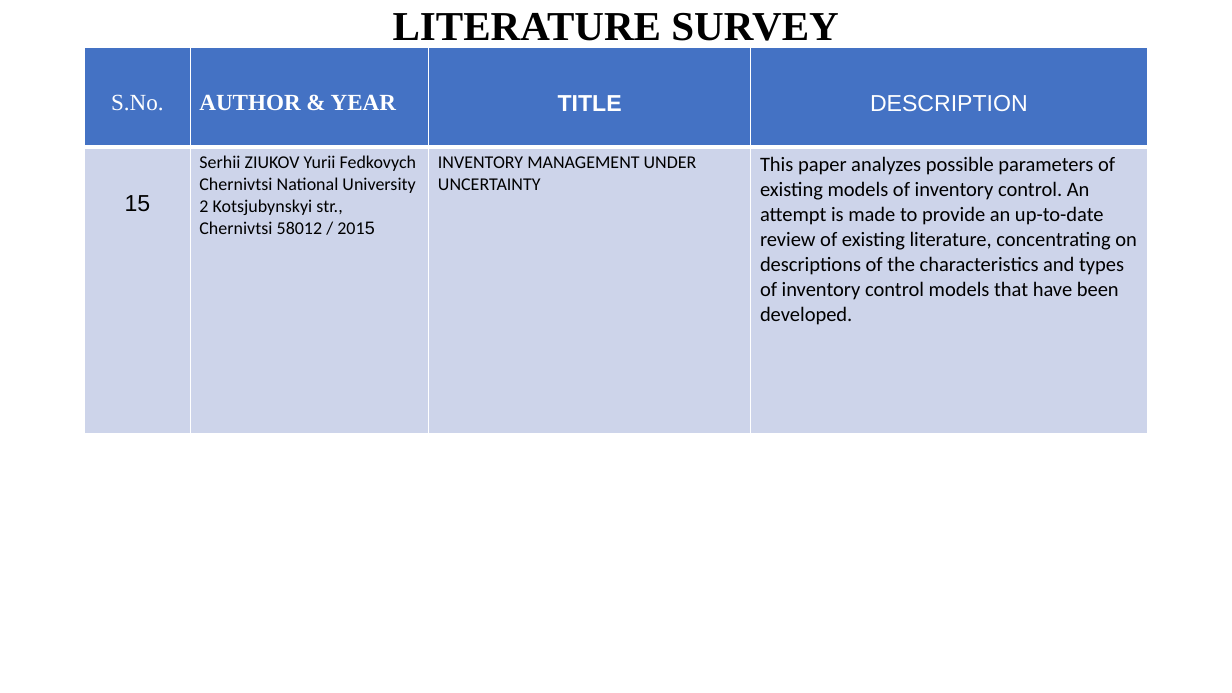
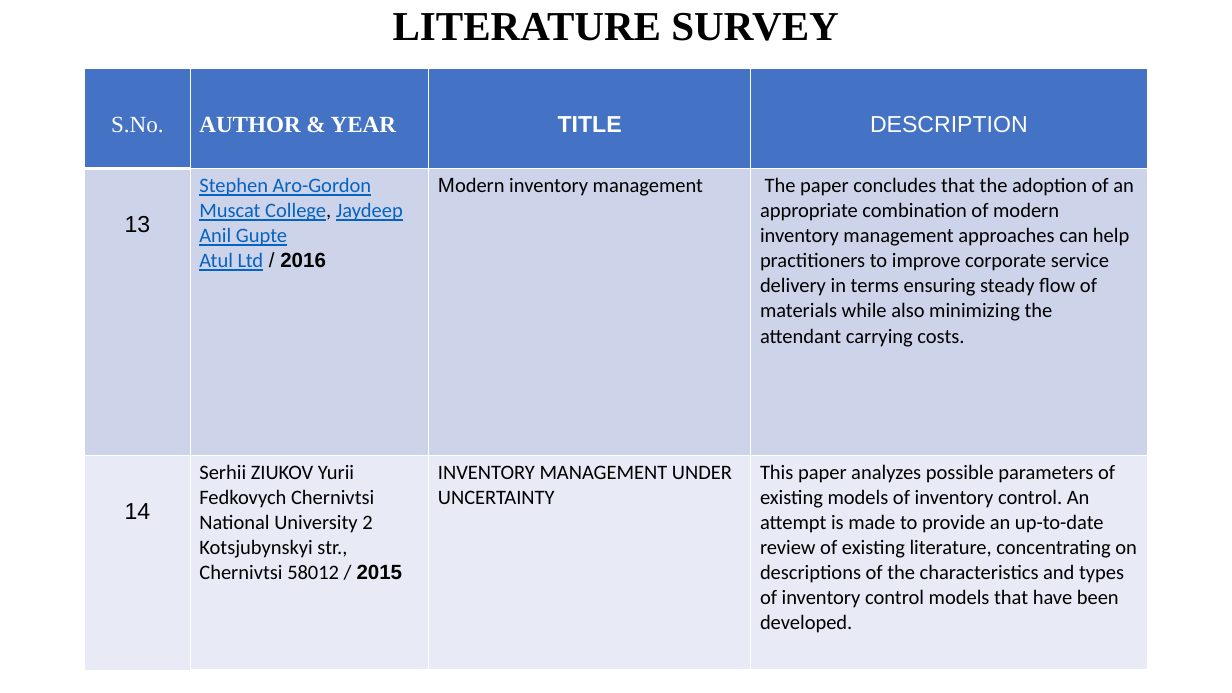
Before and after one commit to IBM-EPBL/IBM-Project-24284-1659940973, a slide deck: slide 8 of Retail Store Stock Inventory Analytics.pptx (slide 9 before the commit). Drawn at 1232x693 pixels with LibreOffice and Linux fonts; fonts in the diff are those of the drawing. Boxes give left, top, right and bottom in pixels: in the first picture for what was removed or moved away, otherwise in the second. Text is boxed around its words. In the diff, an @@ line names an element or a change of style, - is before the commit and + after.

```diff
--- a/Retail Store Stock Inventory Analytics.pptx
+++ b/Retail Store Stock Inventory Analytics.pptx
@@ table at <box>85,68,1148,637</box> @@
-row 2: 15 | Serhii ZIUKOV Yurii Fedkovych Chernivtsi National University 2 Kotsjubynskyi str., Chernivtsi 58012 / 2015 | INVENTORY MANAGEMENT UNDER UNCERTAINTY | This paper analyzes possible parameters of existing models of inventory control. An attempt is made to provide an up-to-date review of existing literature, concentrating on descriptions of the characteristics and types of inventory control models that have been developed.
+row 2: 13 | Stephen Aro-Gordon / Muscat College, Jaydeep Anil Gupte / Atul Ltd / 2016 | Modern inventory management | The paper concludes that the adoption of an appropriate combination of modern inventory management approaches can help practitioners to improve corporate service delivery in terms ensuring steady flow of materials while also minimizing the attendant carrying costs.
+row 3: 14 | Serhii ZIUKOV Yurii Fedkovych Chernivtsi National University 2 Kotsjubynskyi str., Chernivtsi 58012 / 2015 | INVENTORY MANAGEMENT UNDER UNCERTAINTY | This paper analyzes possible parameters of existing models of inventory control. An attempt is made to provide an up-to-date review of existing literature, concentrating on descriptions of the characteristics and types of inventory control models that have been developed.
@@ table: place and size @@
-table at <box>85,47,1148,350</box>
+table at <box>85,68,1148,637</box>
```
Also in this commit, not shown: 5 other slides changed, 2 slides added, 2 slides removed.
